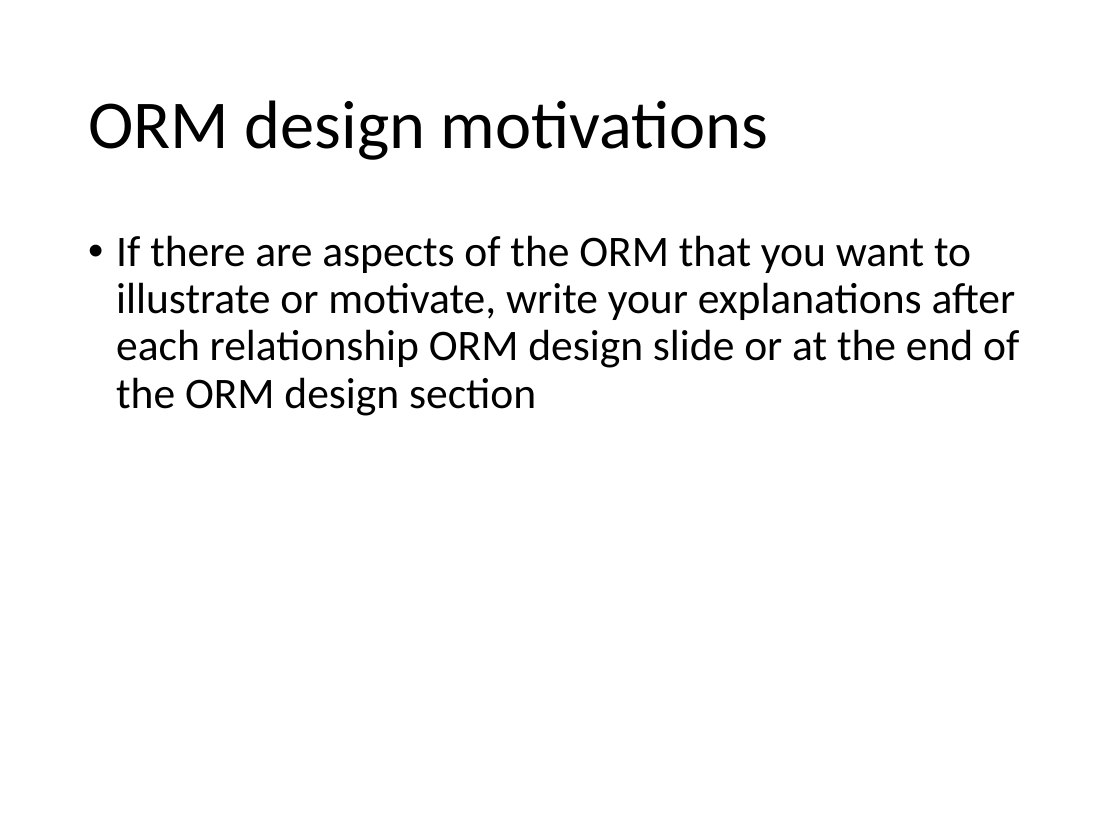
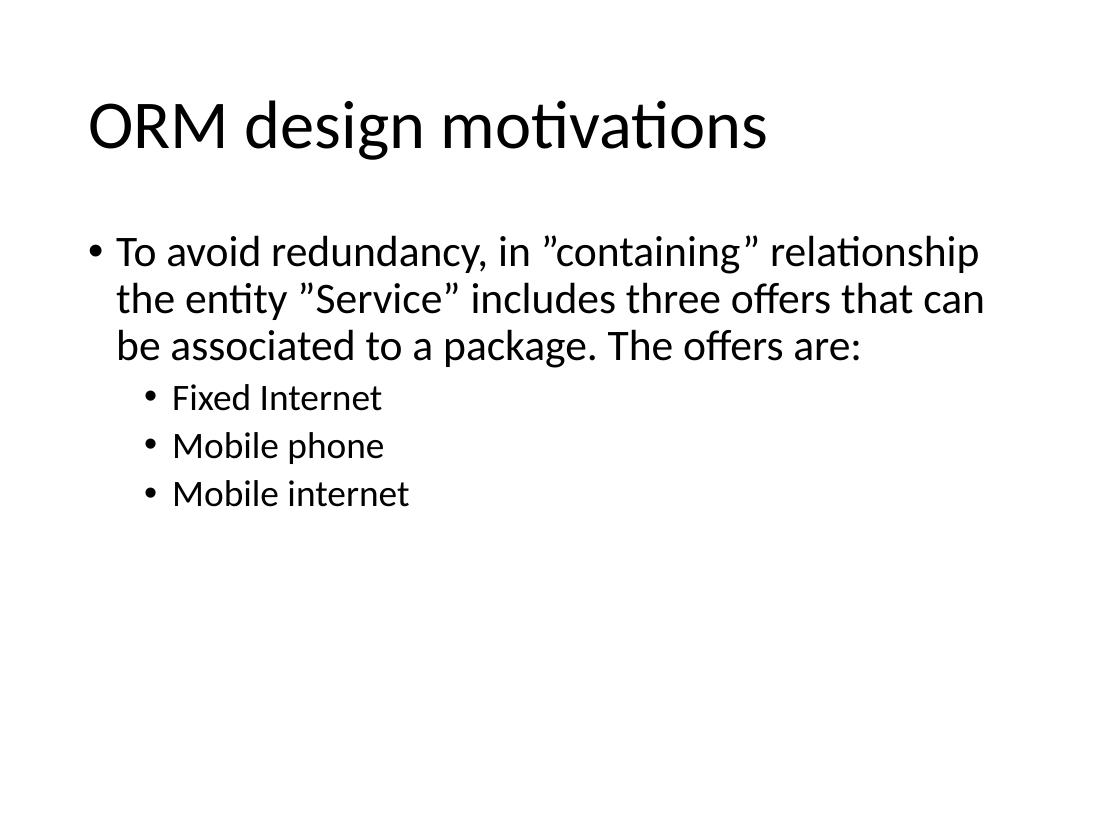
Before and after one commit to marcozetaa/TelcoService, a slide deck: slide 18 of UML/Presentation.pptx. Drawn at 1120x840 pixels with LibreOffice and Linux fonts; fonts in the diff are those of the drawing. Boxes give left, top, right and bottom in pixels: in the first picture for what was removed or moved away, otherwise in the second. Text is boxed around its words. In the diff, an @@ line names an element or a change of style, - is before the commit and + after.

Commit message:
PP Motivation

```diff
--- a/UML/Presentation.pptx
+++ b/UML/Presentation.pptx
@@ text at bbox=[116, 235, 985, 507]: text changed @@
-• If there are aspects of the ORM that you want to illustrate or motivate, write your explanations after each relationship ORM design slide or at the end of the ORM design section
+• To avoid redundancy, in ”containing” relationship the entity ”Service” includes three offers that can be associated to a package. The offers are:
+  • Fixed Internet
+  • Mobile phone
+  • Mobile internet
```
